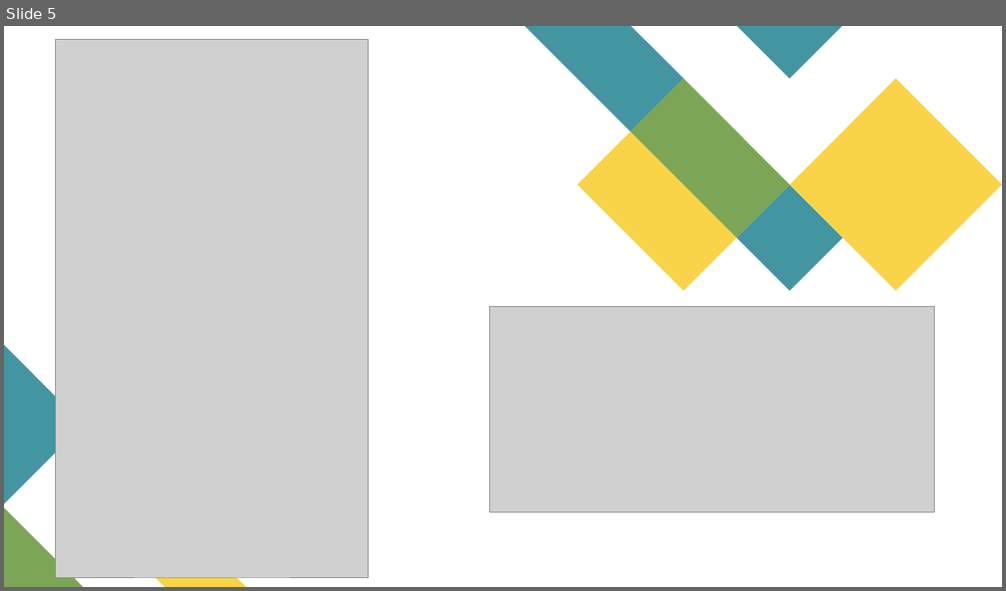
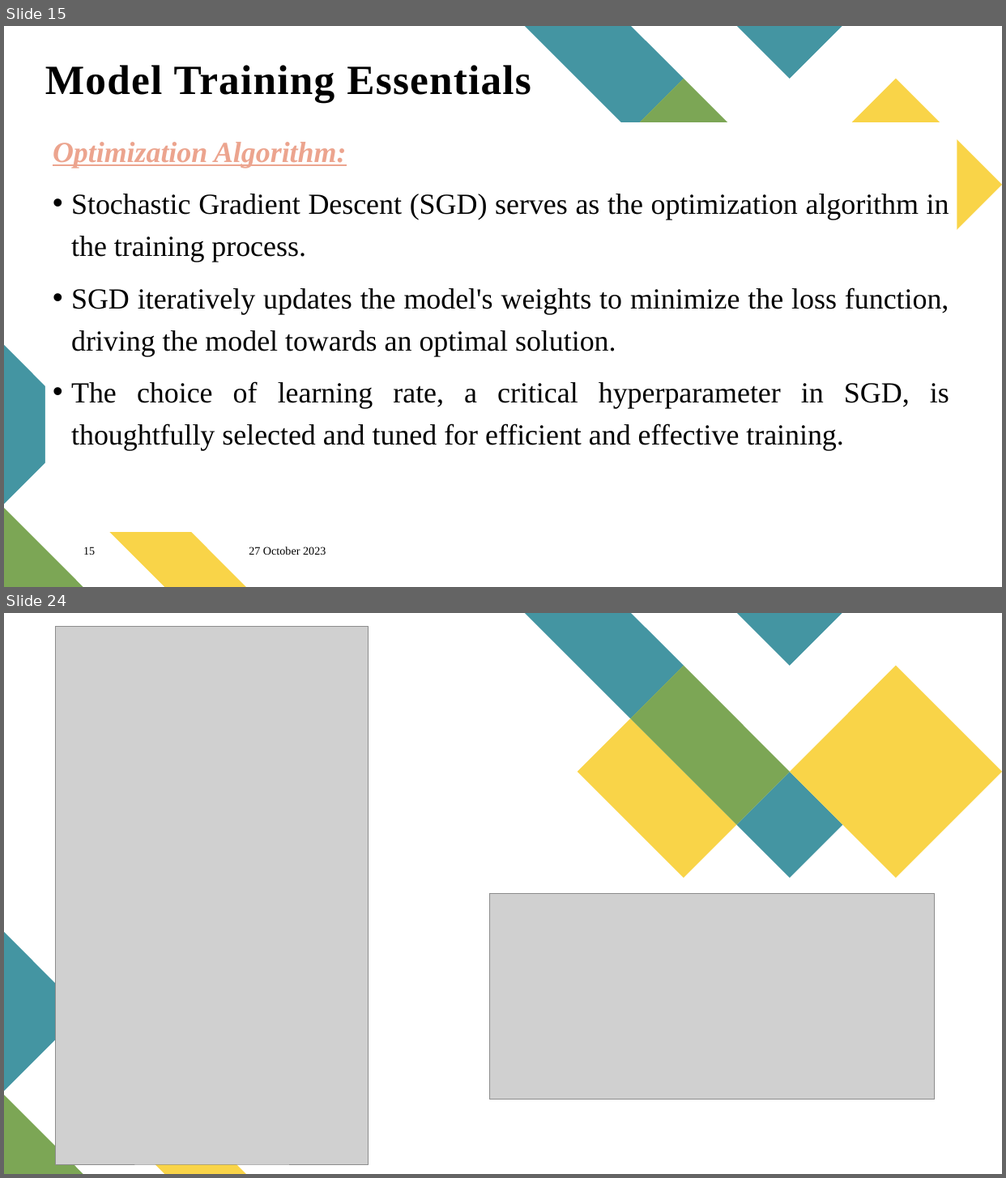
Before and after one commit to preethyannthomas/MiniProject_2024, a slide deck: Documents/Seminar.pptx. Shown one above the other, each under a label of ours: slide 5 before the commit, slides 15 and 24 after it; the slides between them are not shown. The pictures are 1006x591 and 1006x1178 pixels, drawn with LibreOffice and Linux fonts; fonts in the diff are those of the drawing; grey boxes stand for pictures. Boxes give left, top, right and bottom in pixels: in the first picture for what was removed or moved away, otherwise in the second. Text is boxed around its words. In the diff, an @@ line names an element or a change of style, - is before the commit and + after.

```diff
--- a/Documents/Seminar.pptx
+++ b/Documents/Seminar.pptx
@@ slide 15 added at [4, 26, 1002, 587], background #FFFFFF; not listed: 7 template elements that a slide beside it also shows @@
@@ text added at [45, 65, 531, 103], 40 pt, text #000000, bold @@
+Model Training Essentials
@@ text added at [53, 142, 949, 450], 28 pt, text #000000 @@
+Optimization Algorithm:
+• Stochastic Gradient Descent (SGD) serves as the optimization algorithm in the training process.
+• SGD iteratively updates the model's weights to minimize the loss function, driving the model towards an optimal solution.
+• The choice of learning rate, a critical hyperparameter in SGD, is thoughtfully selected and tuned for efficient and effective training.
@@ page number added at [83, 547, 95, 555], 11 pt, text #000000 @@
+15
@@ text added at [249, 547, 326, 555], 11 pt, text #000000 @@
+27 October 2023
@@ what was slide 5 is now slide 24 @@
```
Also in this commit, not shown: 4 slides changed, 22 other slides added, 8 slides removed, 51 other files.
